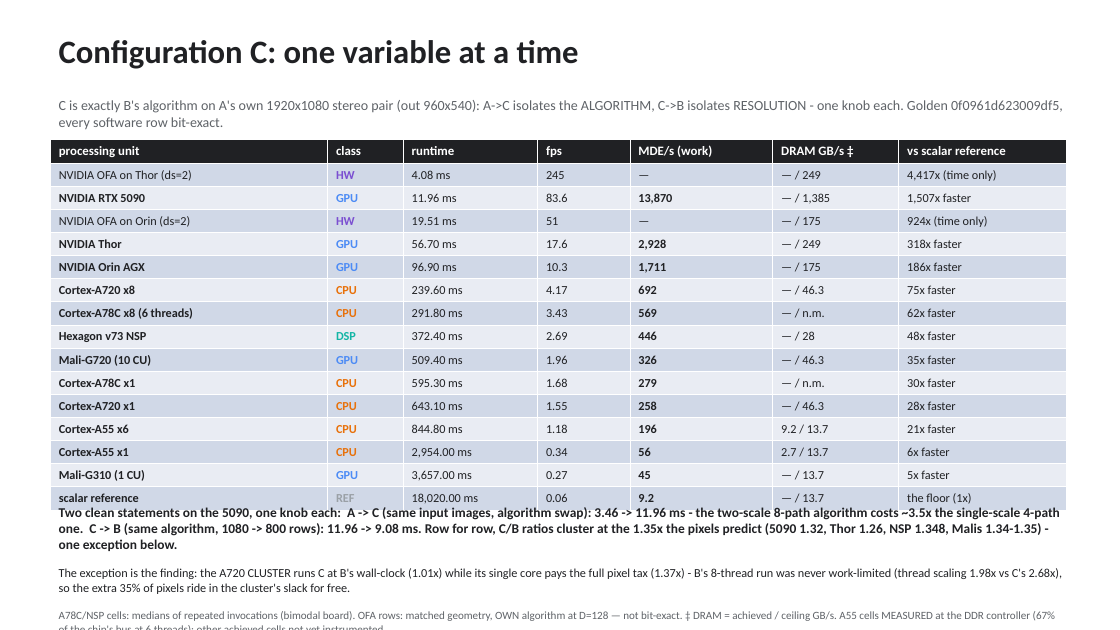
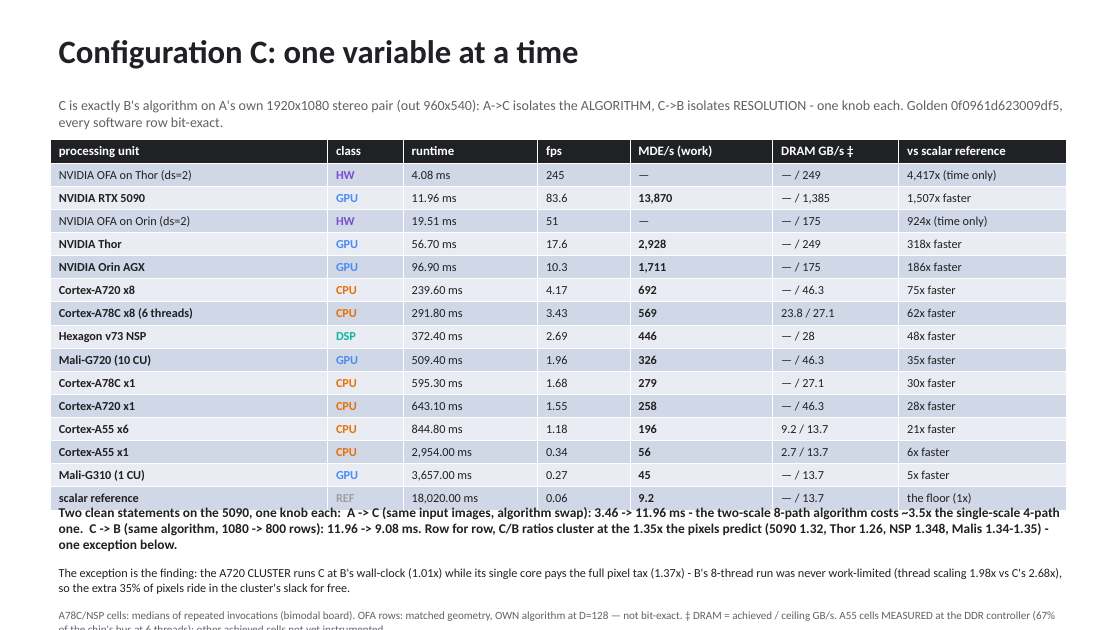
Before and after one commit to kylefoxaustin/sgm-bench, a slide deck: slide 19 of docs/sgm-results.pptx. Drawn at 1120x630 pixels with LibreOffice and Linux fonts; fonts in the diff are those of the drawing. Boxes give left, top, right and bottom in pixels: in the first picture for what was removed or moved away, otherwise in the second. Text is boxed around its words. In the diff, an @@ line names an element or a change of style, - is before the commit and + after.

```diff
--- a/docs/sgm-results.pptx
+++ b/docs/sgm-results.pptx
@@ table at (x1=50, y1=139, x2=1067, y2=508) @@
-row 8, column 6: — / n.m.
+row 8, column 6: 23.8 / 27.1
-row 11, column 6: — / n.m.
+row 11, column 6: — / 27.1
```
Also in this commit, not shown: 4 other slides changed, 2 other files.
